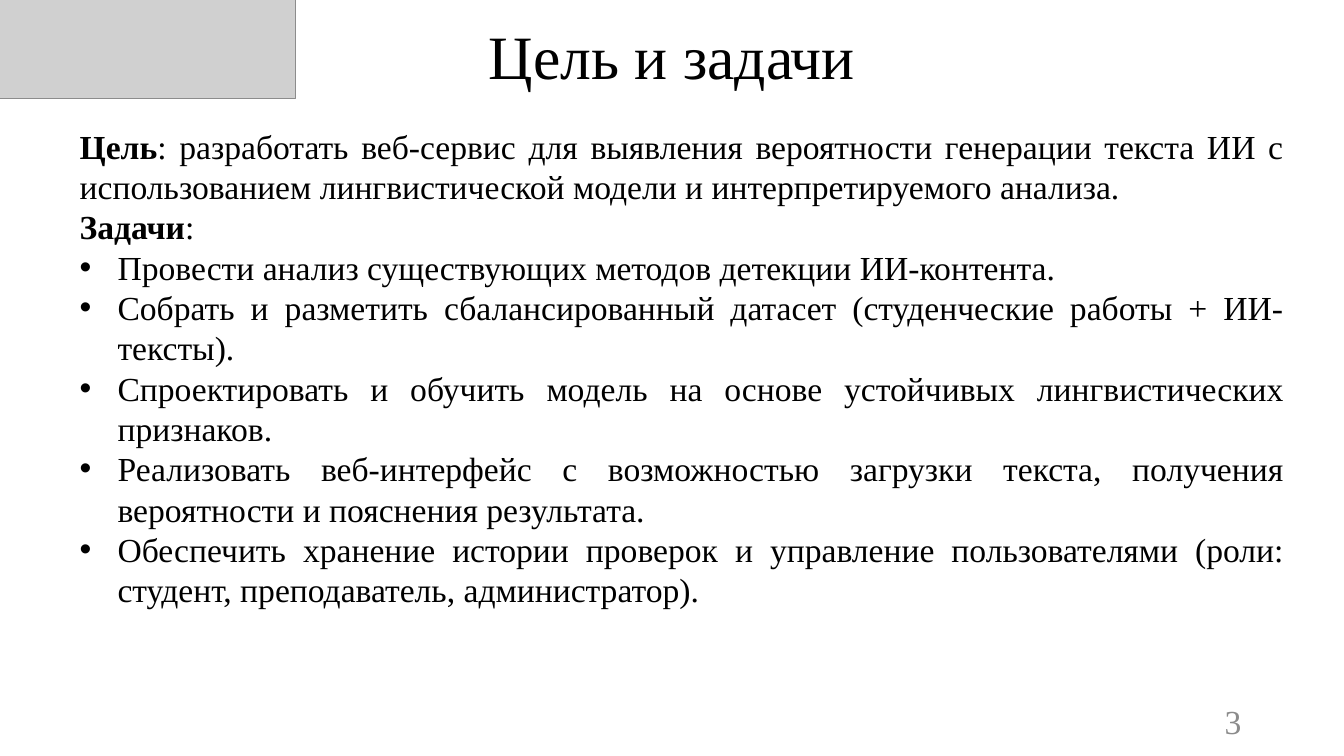
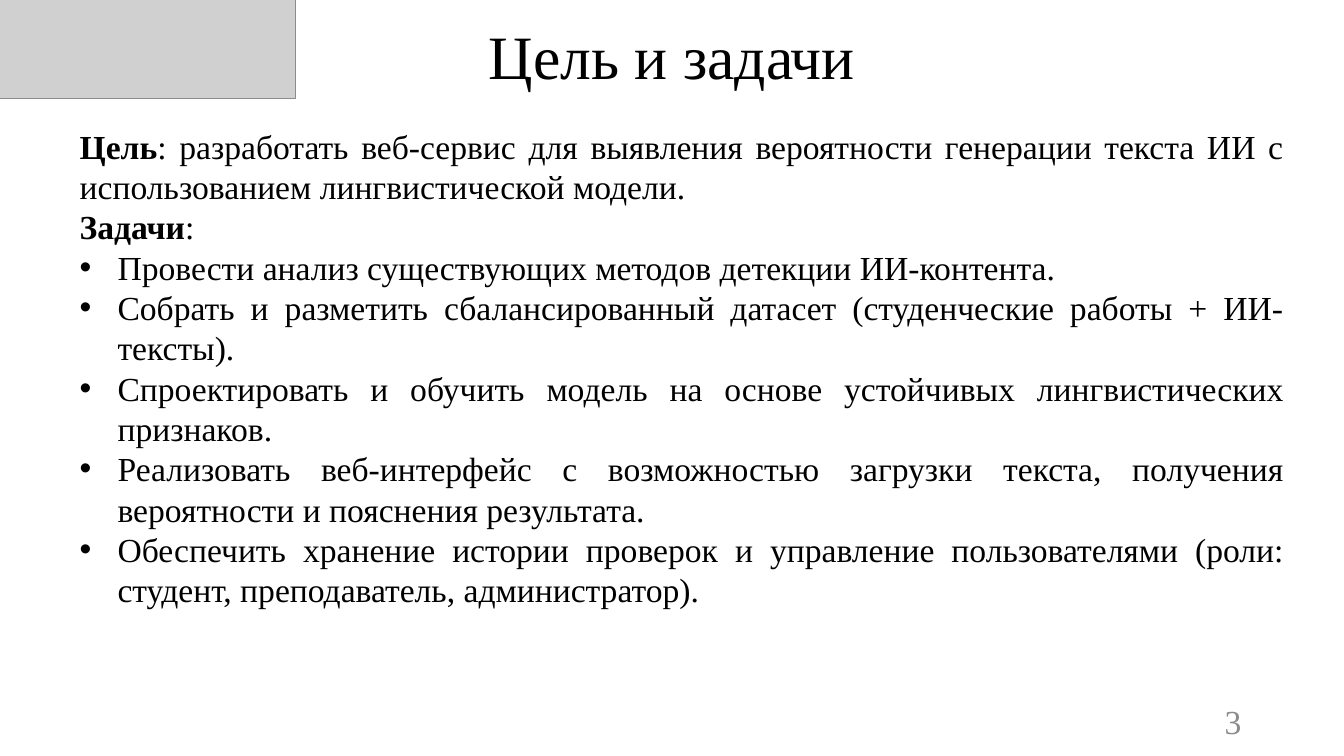
Before and after one commit to Qukka1401/ypsis, a slide deck: slide 3 of УПСИС_Задание_№10.pptx. Drawn at 1344x756 pixels with LibreOffice and Linux fonts; fonts in the diff are those of the drawing; grey boxes stand for pictures; background and template pictures are left out. Boxes give left, top, right and bottom in pixels: in the first picture for what was removed or moved away, otherwise in the second. Text is boxed around its words. In the diff, an @@ line names an element or a change of style, - is before the commit and + after.

```diff
--- a/УПСИС_Задание_№10.pptx
+++ b/УПСИС_Задание_№10.pptx
@@ text at box(80, 135, 1283, 206): text changed @@
-Цель: разработать веб-сервис для выявления вероятности генерации текста ИИ с использованием лингвистической модели и интерпретируемого анализа.
+Цель: разработать веб-сервис для выявления вероятности генерации текста ИИ с использованием лингвистической модели.
```
